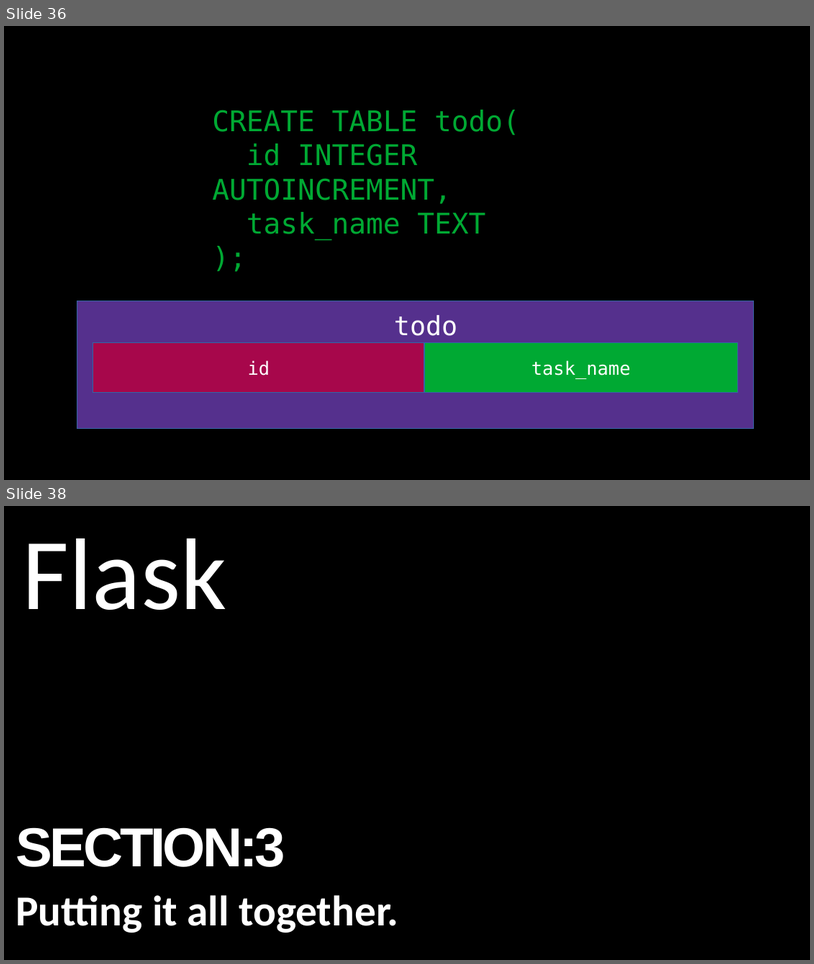
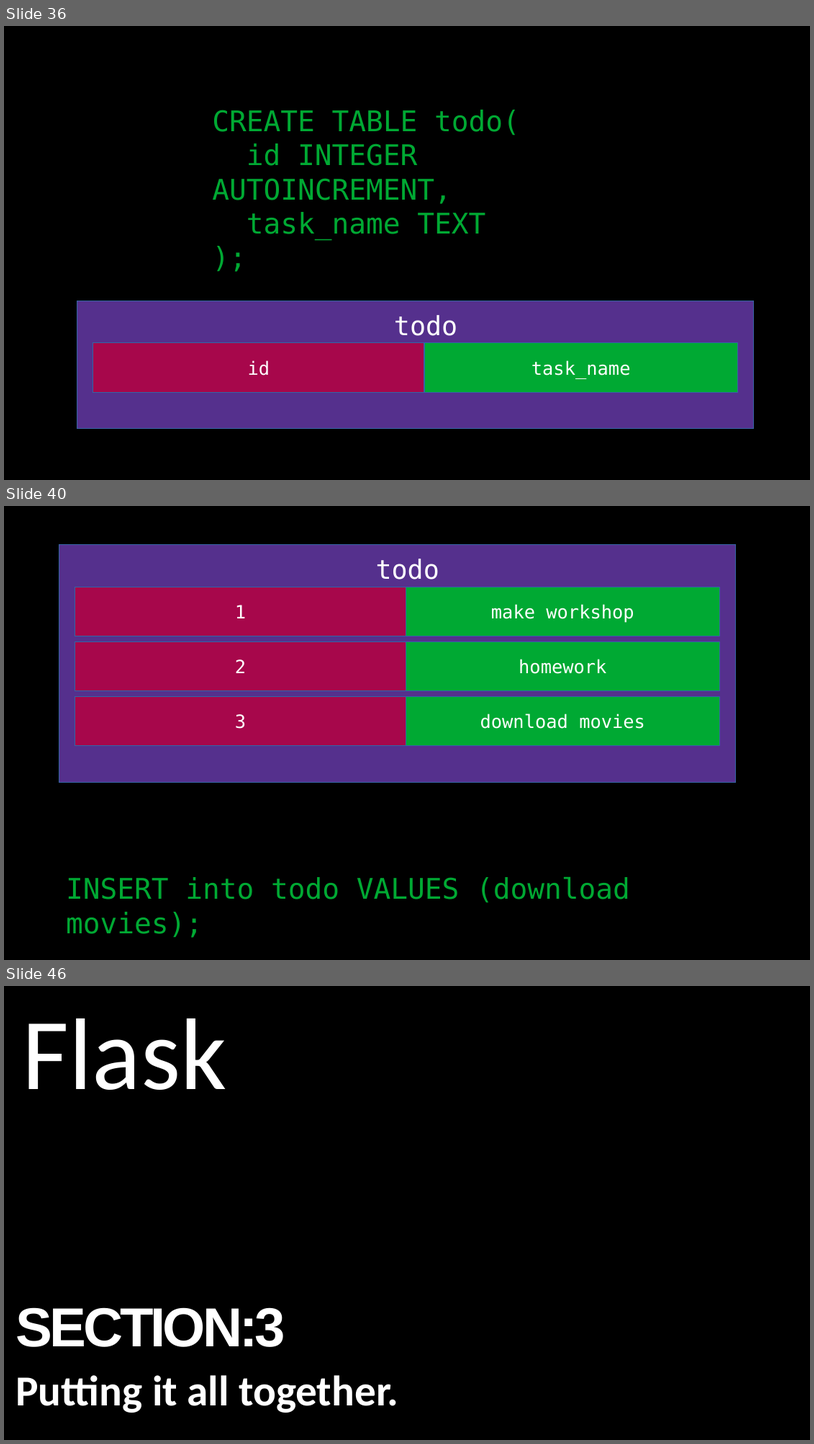
Before and after one commit to alexacallmebaka/htmlflasksql, a slide deck: slides/deck.odp. Shown one above the other, each under a label of ours: slides 36 and 38 before the commit, slides 36, 40 and 46 after it; the slides between them are not shown. The pictures are 814x964 and 814x1444 pixels, drawn with LibreOffice and Linux fonts; fonts in the diff are those of the drawing. Boxes give left, top, right and bottom in pixels: in the first picture for what was removed or moved away, otherwise in the second. Text is boxed around its words. In the diff, an @@ line names an element or a change of style, - is before the commit and + after.

```diff
--- a/slides/deck.odp
+++ b/slides/deck.odp
@@ slide 40 added at (4,506,810,960), background #000000 @@
@@ rectangle added at (59,545,736,782), fill #55308D, outline #3465A4 0 pt @@
@@ text added at (376,559,440,579), 26 pt, text #FFFFFF @@
+todo
@@ rectangle added at (75,587,406,636), fill #A7074B, outline #3465A4 0 pt, 18 pt, text #FFFFFF @@
+1
@@ rectangle added at (406,587,720,636), fill #00A933, outline #3465A4 0 pt, 18 pt, text #FFFFFF @@
+make workshop
@@ rectangle added at (75,641,406,690), fill #A7074B, outline #3465A4 0 pt, 18 pt, text #FFFFFF @@
+2
@@ rectangle added at (406,641,720,690), fill #00A933, outline #3465A4 0 pt, 18 pt, text #FFFFFF @@
+homework
@@ rectangle added at (75,696,406,745), fill #A7074B, outline #3465A4 0 pt, 18 pt, text #FFFFFF @@
+3
@@ rectangle added at (406,696,720,745), fill #00A933, outline #3465A4 0 pt, 18 pt, text #FFFFFF @@
+download movies
@@ text added at (66,876,630,937), 28 pt, text #00A933 @@
+INSERT into todo VALUES (download movies);
@@ what was slide 38 is now slide 46 @@
```
Also in this commit, not shown: 9 other slides added, 1 slide removed.
